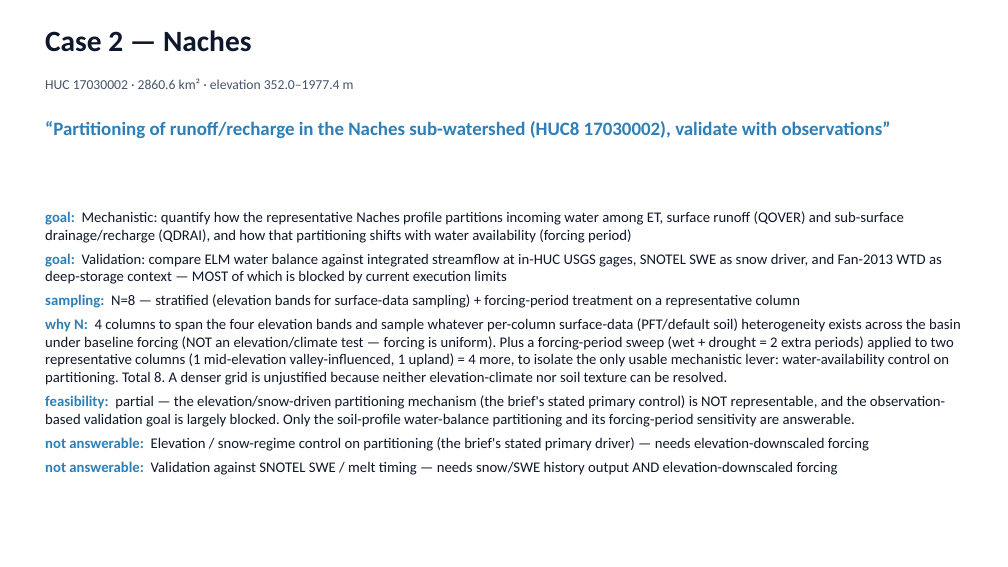
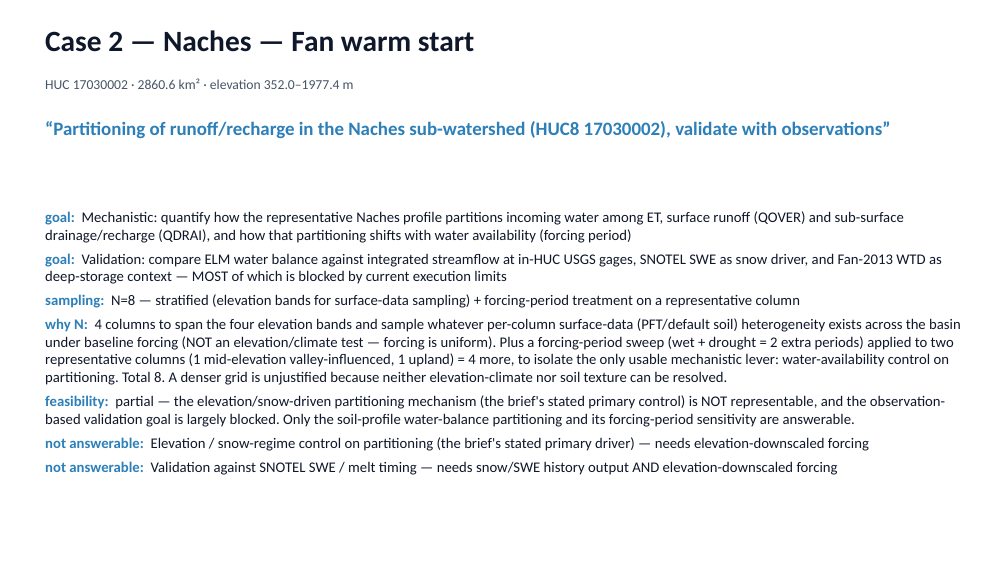
Before and after one commit to hoangtv1899/multi-agent-framework, a slide deck: slide 11 of docs/slides/story_20260706.pptx. Drawn at 1008x567 pixels with LibreOffice and Linux fonts; fonts in the diff are those of the drawing. Boxes give left, top, right and bottom in pixels: in the first picture for what was removed or moved away, otherwise in the second. Text is boxed around its words. In the diff, an @@ line names an element or a change of style, - is before the commit and + after.

```diff
--- a/docs/slides/story_20260706.pptx
+++ b/docs/slides/story_20260706.pptx
@@ text at <box>45,30,474,52</box>: text changed @@
-Case 2 — Naches
+Case 2 — Naches — Fan warm start
```
Also in this commit, not shown: 12 other slides changed, 25 slides removed, 1 other file.
